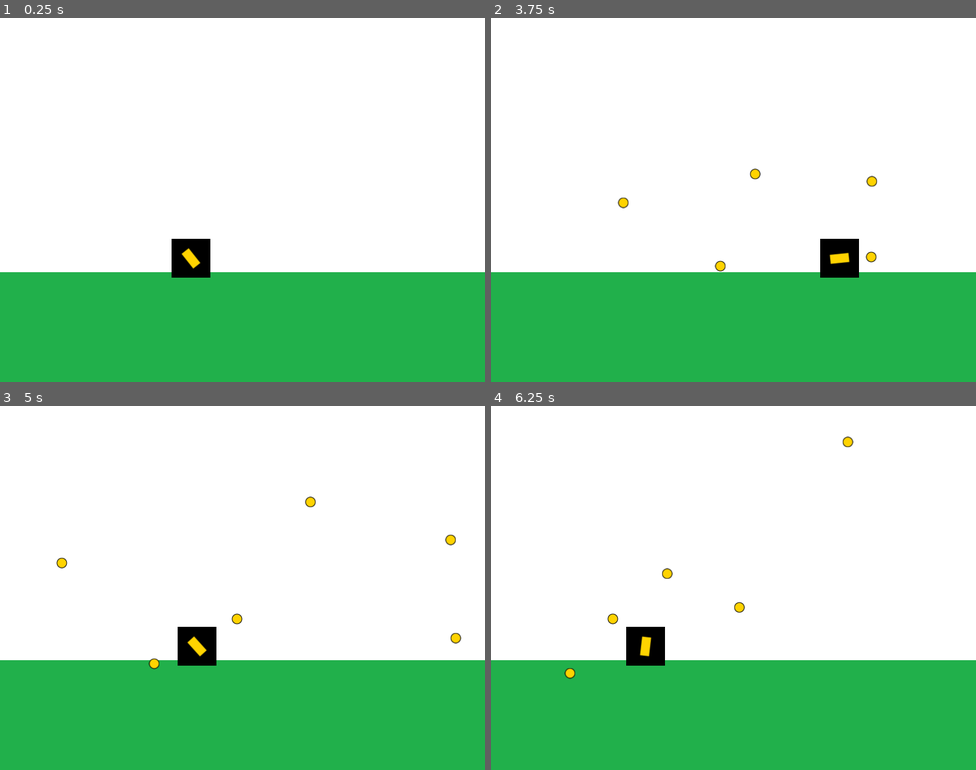
Above: before the commit, frames 1-4 (two rows, left to right).
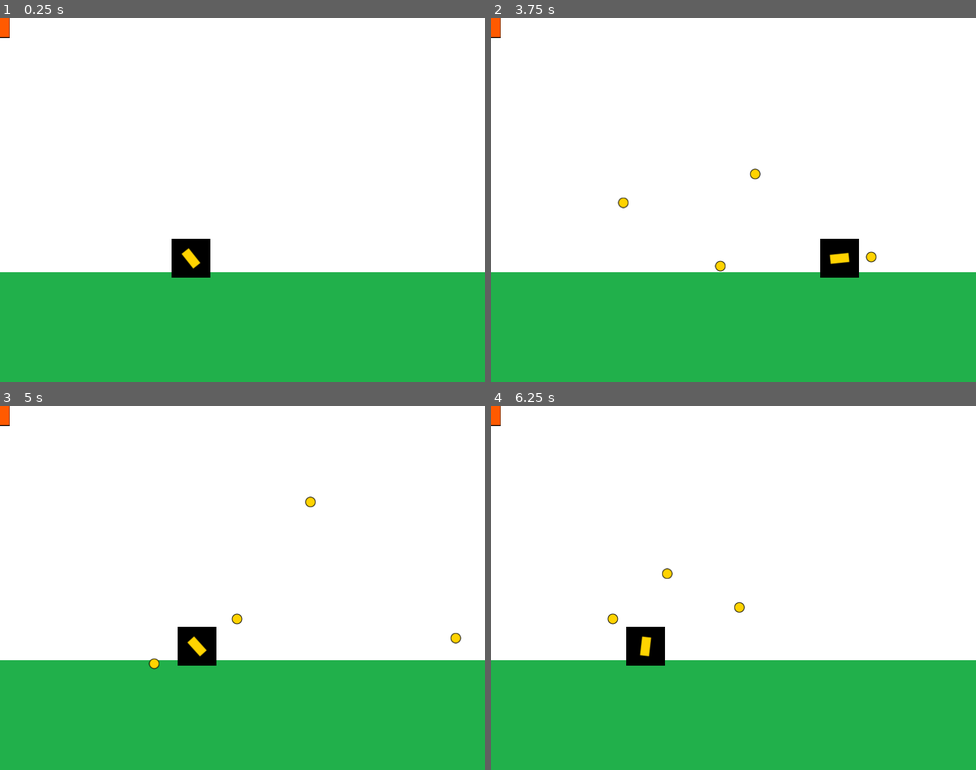
Above: after the commit, the same moments.

Repository: legajo8716/entregas-ipv-gonzalez-nelson
Game: Godot game, scene res://Main.tscn
The game is run twice, just before and just after one commit, with the same random seed, the same clock (stepped at 60 frames per second) and the same inputs.
Inputs (mouse positions are in pixels of both pictures, inside the frame that each line leads up to):
- Up to frame 1 (0.25 s): no input
- Up to frame 2 (3.75 s): tap Enter at 0.5 s; move the mouse to (840, 181) at 0.52 s; hold D (move_right) 0.53-1.28 s; click (840, 181) at 0.6 s; move the mouse to (636, 218) at 1.27 s; hold A (move_left) 1.28-2.03 s; click (636, 218) at 1.35 s; move the mouse to (782, 119) at 2.02 s; hold D (move_right) 2.03-3.53 s; click (782, 119) at 2.1 s; move the mouse to (709, 272) at 2.77 s; click (709, 272) at 2.85 s; move the mouse to (879, 254) at 3.52 s; hold A (move_left) from 3.53 s (still down); click (879, 254) at 3.6 s
- Up to frame 3 (5 s): keep holding A (move_left); move the mouse to (97, 533) at 4.27 s; click (97, 533) at 4.35 s
- Up to frame 4 (6.25 s): move the mouse to (757, 588) at 5.02 s; click (757, 588) at 5.1 s; move the mouse to (660, 497) at 5.77 s; release A (move_left) at 5.78 s; hold D (move_right) from 5.78 s (still down); click (660, 497) at 5.85 s

The runs differ from the first frame. In frame 1, 0.1% of the frame differs, in the area x 0-2%, y 0-6%; in frame 2, 0.2%; in frame 3, 0.2%, in the area x 0-94%, y 0-45%; in frame 4, 0.2%.
Error after the commit: Parse Error: The function "_on_Timer_timeout" already exists in this class (at line 10). (res://entities/enemis/Turret.gd:19)

Commit message:
avanzaando

Diff:
--- a/entrega-2-Gonzalez-Nelson/Main.gd
+++ b/entrega-2-Gonzalez-Nelson/Main.gd
@@ -2,3 +2,4 @@
 
 func _ready():
 	$Player.set_projectile_container(self)
+	$Turret.set_player($Player)
--- a/entrega-2-Gonzalez-Nelson/Main.tscn
+++ b/entrega-2-Gonzalez-Nelson/Main.tscn
@@ -1,9 +1,10 @@
-[gd_scene load_steps=5 format=2]
+[gd_scene load_steps=6 format=2]
 
 [ext_resource path="res://entities/player/Player.tscn" type="PackedScene" id=1]
 [ext_resource path="res://assets/textures/background.png" type="Texture" id=2]
 [ext_resource path="res://assets/textures/floor.png" type="Texture" id=3]
 [ext_resource path="res://Main.gd" type="Script" id=4]
+[ext_resource path="res://entities/enemis/Turret.tscn" type="PackedScene" id=5]
 
 [node name="Main" type="Node"]
 script = ExtResource( 4 )
@@ -29,3 +30,5 @@
 
 [node name="Player" parent="." instance=ExtResource( 1 )]
 position = Vector2( 315.003, 396.272 )
+
+[node name="Turret" parent="." instance=ExtResource( 5 )]
--- a/entrega-2-Gonzalez-Nelson/entities/AbstractProyectile.gd
+++ b/entrega-2-Gonzalez-Nelson/entities/AbstractProyectile.gd
@@ -1,17 +1,23 @@
 extends Sprite
 
-class_name Proyectile
-signal delete_request(projectile)
+class_name Projectile
+signal delete_requested(projectile)
 export (float) var speed
 var direction:Vector2
 
 
 func _ready():
 	set_physics_process(false)
+
+
 func set_starting_values(starting_position:Vector2,direction:Vector2):
 	global_position=starting_position
 	self.direction=direction
+	$Timer.start()
 	set_physics_process(true)
 
 func _physics_process(delta):
 	position += direction*speed*delta
+
+func _on_Timer_timeout():
+	emit_signal("delete_requested",self)
--- a/entrega-2-Gonzalez-Nelson/entities/AbstractProyectile.tscn
+++ b/entrega-2-Gonzalez-Nelson/entities/AbstractProyectile.tscn
@@ -7,3 +7,4 @@
 speed = 100.0
 
 [node name="Timer" type="Timer" parent="."]
+one_shot = true
--- /dev/null
+++ b/entrega-2-Gonzalez-Nelson/entities/enemis/Turret.gd
@@ -0,0 +1,21 @@
+extends Sprite
+export (PackedScene) var projectile_scene :PackedScene
+onready var fire_position:Position2D= $FirePosition
+var projectile_container:Node
+var player
+func set_player(player):
+	self.player=player
+	$Timer.start()
+
+func _on_Timer_timeout():
+	fire()
+
+func fire():
+	var projectile:Projectile= projectile_scene.instance()
+	projectile_container.add_child(projectile)
+	projectile.set_starting_values(fire_position.global_position,(player.global_position -fire_position.global_position).normalized())
+	projectile.connect("delete_requested",self,"_on_Timer_timeout")
+
+func _on_Timer_timeout(projectile):
+	projectile_container.remove_children(projectile)
+	projectile.queue_free()
--- /dev/null
+++ b/entrega-2-Gonzalez-Nelson/entities/enemis/Turret.tscn
@@ -0,0 +1,14 @@
+[gd_scene load_steps=3 format=2]
+
+[ext_resource path="res://entities/enemis/Turret.gd" type="Script" id=1]
+[ext_resource path="res://assets/textures/turret.png" type="Texture" id=2]
+
+[node name="Turret" type="Sprite"]
+texture = ExtResource( 2 )
+script = ExtResource( 1 )
+projectile_scene = null
+
+[node name="FirePosition" type="Position2D" parent="."]
+
+[node name="Timer" type="Timer" parent="."]
+[connection signal="timeout" from="Timer" to="." method="_on_Timer_timeout"]
--- a/entrega-2-Gonzalez-Nelson/entities/player/Cannon.gd
+++ b/entrega-2-Gonzalez-Nelson/entities/player/Cannon.gd
@@ -1,11 +1,15 @@
 extends Sprite
 
 onready var fire_position :Position2D=$FirePosition
-export (PackedScene) var proyectile_scene:PackedScene
+export (PackedScene) var projectile_scene:PackedScene
 var projectile_container:Node
 
 
 func fire():
-	var proyectile_instance:Proyectile=proyectile_scene.instance()
-	projectile_container.add_child(proyectile_instance)
-	proyectile_instance.set_starting_values(fire_position.global_position,(fire_position.global_position -global_position).normalized())
+	var projectile_instance:Projectile=projectile_scene.instance()
+	projectile_container.add_child(projectile_instance)
+	projectile_instance.set_starting_values(fire_position.global_position,(fire_position.global_position -global_position).normalized())
+	projectile_instance.connect("delete_requested",self,"_on_projectile_delete_requested")
+func _on_projectile_delete_requested(projectile):
+	projectile_container.remove_child(projectile)
+	projectile.queue_free()
--- a/entrega-2-Gonzalez-Nelson/entities/player/Player.tscn
+++ b/entrega-2-Gonzalez-Nelson/entities/player/Player.tscn
@@ -4,7 +4,7 @@
 [ext_resource path="res://assets/textures/player.png" type="Texture" id=2]
 [ext_resource path="res://assets/textures/cannon.png" type="Texture" id=3]
 [ext_resource path="res://entities/player/Cannon.gd" type="Script" id=4]
-[ext_resource path="res://entities/player/Proyectile.tscn" type="PackedScene" id=5]
+[ext_resource path="res://entities/player/Projectile.tscn" type="PackedScene" id=5]
 
 [node name="Player" type="Sprite"]
 position = Vector2( -6.06351, -0.834595 )
@@ -14,7 +14,7 @@
 [node name="Cannon" type="Sprite" parent="."]
 texture = ExtResource( 3 )
 script = ExtResource( 4 )
-proyectile_scene = ExtResource( 5 )
+projectile_scene = ExtResource( 5 )
 
 [node name="FirePosition" type="Position2D" parent="Cannon"]
 position = Vector2( 14, 1 )
--- /dev/null
+++ b/entrega-2-Gonzalez-Nelson/entities/player/Projectile.tscn
@@ -0,0 +1,11 @@
+[gd_scene load_steps=3 format=2]
+
+[ext_resource path="res://assets/textures/proyectile_player.png" type="Texture" id=1]
+[ext_resource path="res://entities/AbstractProyectile.tscn" type="PackedScene" id=2]
+
+[node name="Proyectile" instance=ExtResource( 2 )]
+texture = ExtResource( 1 )
+
+[node name="Timer" parent="." index="0"]
+wait_time = 3.0
+[connection signal="timeout" from="Timer" to="." method="_on_Timer_timeout"]
--- a/entrega-2-Gonzalez-Nelson/entities/player/Proyectile.tscn
+++ /dev/null
@@ -1,7 +0,0 @@
-[gd_scene load_steps=3 format=2]
-
-[ext_resource path="res://entities/AbstractProyectile.tscn" type="PackedScene" id=1]
-[ext_resource path="res://assets/textures/proyectile_player.png" type="Texture" id=2]
-
-[node name="Proyectile" instance=ExtResource( 1 )]
-texture = ExtResource( 2 )
--- a/entrega-2-Gonzalez-Nelson/project.godot
+++ b/entrega-2-Gonzalez-Nelson/project.godot
@@ -10,12 +10,12 @@
 
 _global_script_classes=[ {
 "base": "Sprite",
-"class": "Proyectile",
+"class": "Projectile",
 "language": "GDScript",
 "path": "res://entities/AbstractProyectile.gd"
 } ]
 _global_script_class_icons={
-"Proyectile": ""
+"Projectile": ""
 }
 
 [application]
